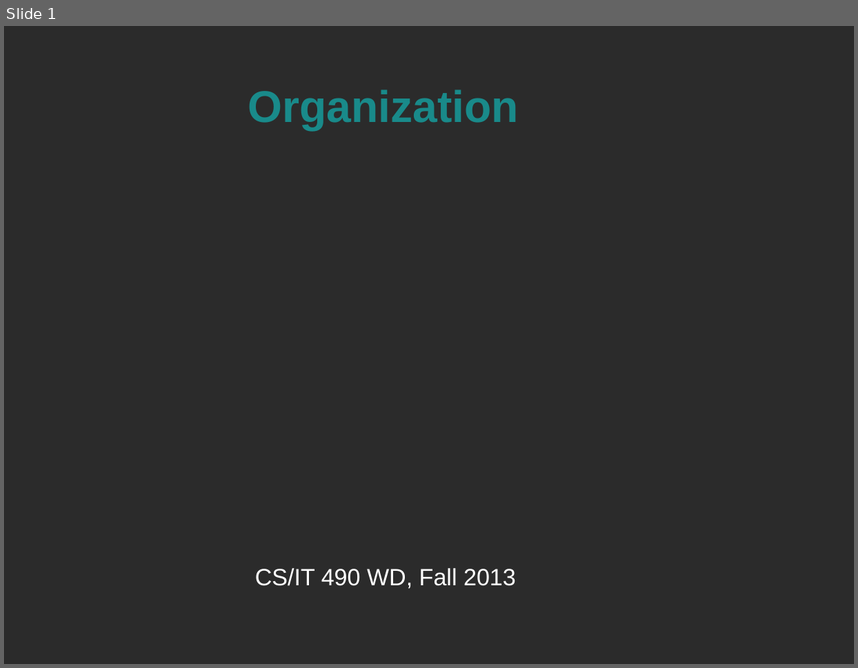
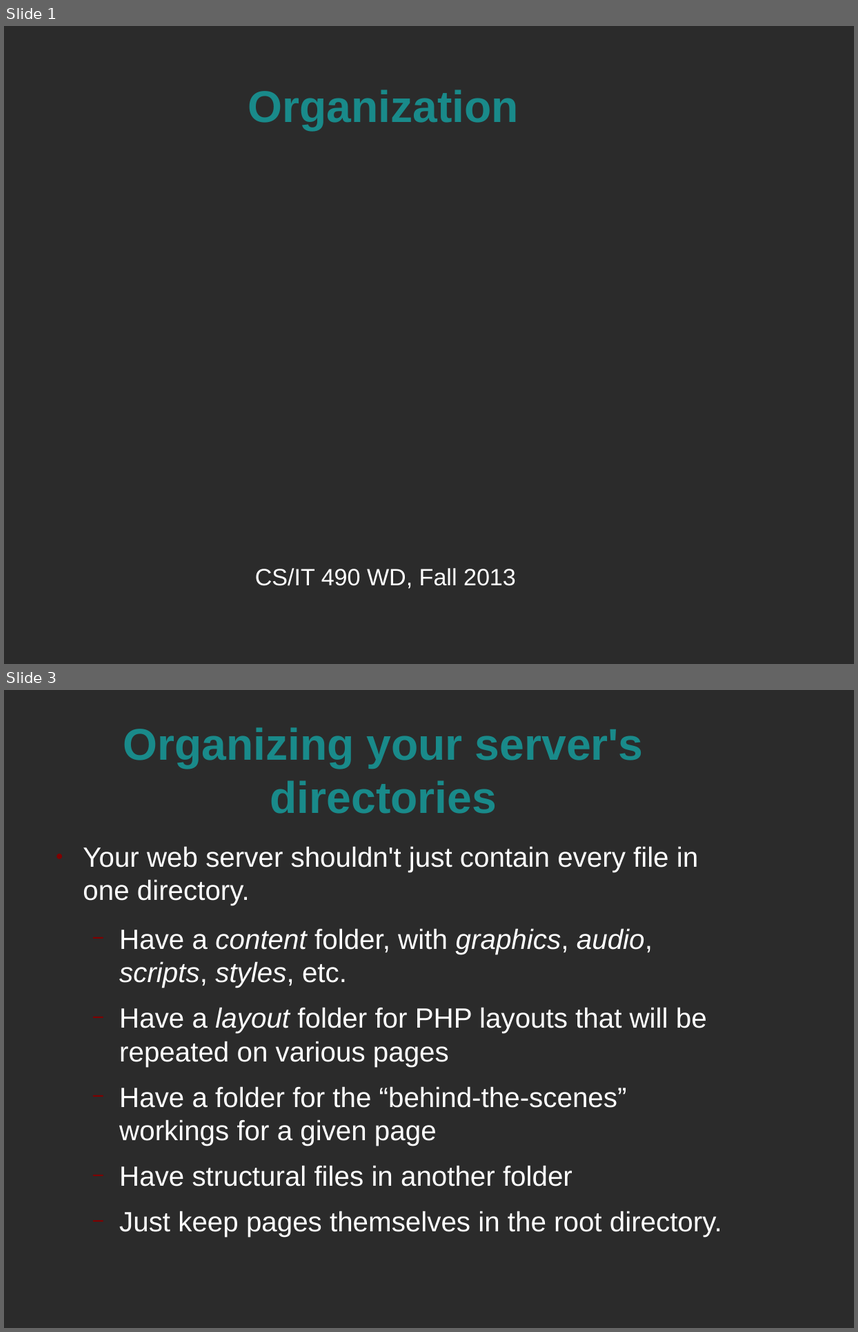
Before and after one commit to spellbindguy/Web-Development, a slide deck: Lectures/05 PHP/Organization.odp. Shown one above the other, each under a label of ours: slide 1 before the commit, slides 1 and 3 after it; the slides between them are not shown. The pictures are 858x668 and 858x1332 pixels, drawn with LibreOffice and Linux fonts; fonts in the diff are those of the drawing; background and template pictures are left out; a plain dark background stands for a picture behind light text. Boxes give left, top, right and bottom in pixels: in the first picture for what was removed or moved away, otherwise in the second. Text is boxed around its words. In the diff, an @@ line names an element or a change of style, - is before the commit and + after.

```diff
--- a/Lectures/05 PHP/Organization.odp
+++ b/Lectures/05 PHP/Organization.odp
@@ slide 3 added at (4, 690, 854, 1328), background picture (left out) @@
@@ title added at (123, 727, 644, 814), 41.4 pt, text #198A8A, bold @@
+Organizing your server's directories
@@ text added at (83, 846, 722, 1236), 26 pt, text #FFFFFF @@
+● Your web server shouldn't just contain every file in one directory.
+  − Have a content folder, with graphics, audio, scripts, styles, etc.
+  − Have a layout folder for PHP layouts that will be repeated on various pages
+  − Have a folder for the “behind-the-scenes” workings for a given page
+  − Have structural files in another folder
+  − Just keep pages themselves in the root directory.
```
Also in this commit, not shown: 22 other slides added, 2 slides removed, 1 other file.
